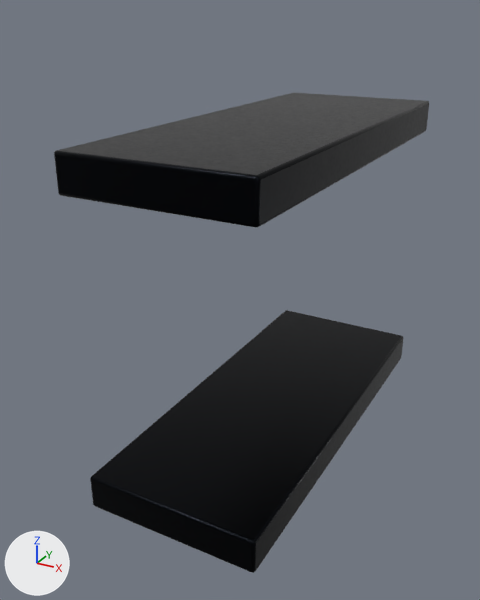
An edit to the OBJ model underbot_description/meshes/caster_swivel_link.obj, drawn before and after from the same camera.
One viewpoint serves both versions: a 50 mm lens placed at (0.0379, -0.0621, 0.0458), pointed at (-0.0142, 0.0327, -0.0015). Lighting does not change. The marker at lower left points along +X, +Y and +Z. The first picture is the older version. Where no turn or scale is listed for an object, it has been applied to the vertices. Vertices at exactly the same position are counted once.

The first picture shows 'caster_swivel_link__fork_cheek_-1', 'caster_swivel_link__fork_cheek_1'.
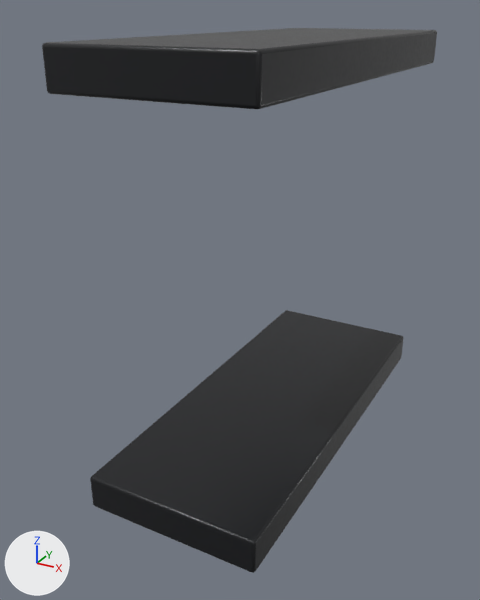
The newer file is also turned or shifted as a whole; pictures and numbers use the older file's frame.

Where the change shows, as pixel boxes (x1, y1, x2, y2) in the pictures (480 x 600 px):
'caster_swivel_link__fork_cheek_1', surface changed, moved: before (54, 93, 429, 227); after (42, 28, 437, 109)
'caster_swivel_link__fork_cheek_-1', surface changed (lighter): (90, 310, 403, 573) in both

What changed in the scene script:
```text
Change mat_black_painted_aluminium:
    where n0 = _N.new('ShaderNodeBsdfPrincipled'); n0.name = 'Principled BSDF'
    remove n0.inputs[1].default_value = 1.0  # 'Metallic'
Change me_caster_swivel_link__fork_cheek_1:
    used by ob_caster_swivel_link__fork_cheek_1; location = (0.0, 0.0, 0.0)
    remove me_caster_swivel_link__fork_cheek_1.from_pydata(...)  # 96 vertices, 188 faces; spans x -0.025..0.005, y 0.002..0.076, z 0.023..0.029
    add me_caster_swivel_link__fork_cheek_1.from_pydata(...)  # 96 vertices, 188 faces; spans x -0.025..0.005, y 0.002..0.076, z 0.036..0.042
    me_caster_swivel_link__fork_cheek_1 part 1: the whole mesh is moved by (0.0, 0.0, 0.013)
```
